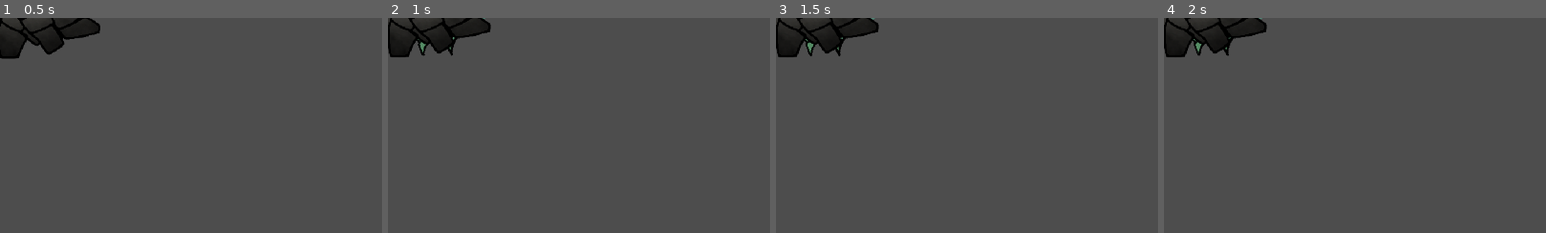
Above: before the commit, frames 1-4 (left to right).
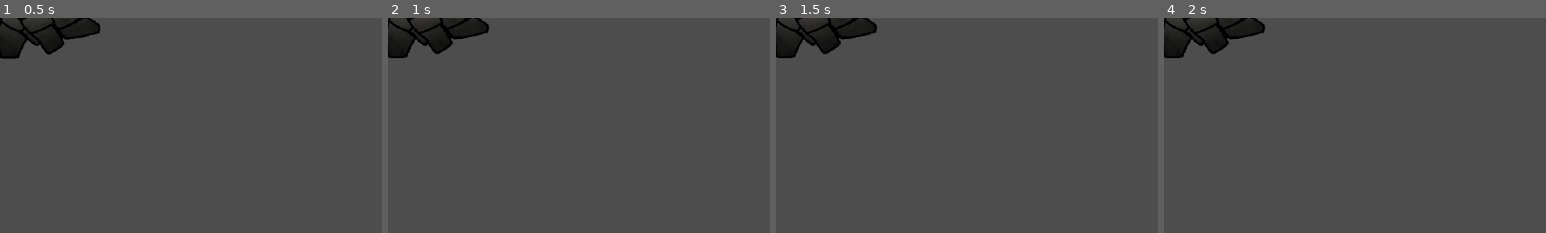
Above: after the commit, the same moments.

Repository: thecaptaincarrot/GMTK-2024-Game-Jam
Game: Godot game, scene res://Entities/Enemies/Wyrm/wyrm.tscn
Two runs of this game, one before a commit and one after it. Both use one fixed random seed, a clock stepped at 60 frames per second and the inputs below. This scene is started directly instead of the project's main scene.
Inputs (mouse positions are % of the whole screen's width and height, from its top left):
- Up to frame 1 (0.5 s): no input
- Up to frame 2 (1 s): tap Enter at 0.5 s; move the mouse to (72, 45) at 0.52 s; tap S (camera_down) at 0.6 s; click (72, 45) at 0.67 s
- Up to frame 3 (1.5 s): tap Space at 1.25 s; drag from (30, 55) to (45, 70) at 1.27 s
- Up to frame 4 (2 s): no input
The pictures show only the part of the screen within x 0-50%, y 0-50%; the shares and areas given below are measured in that part.

Frame 1 is identical in both runs. In frame 2, 0.7% of the frame differs, in the area x 0-27%, y 0-19%; in frame 3, 0.8%; in frame 4, 0.8%.
Error in both runs: Invalid call. Nonexistent function 'get_basic_gooblins' in base 'Nil'. (res://Entities/Enemies/Wyrm/wyrm.gd:21)

Commit message:
Equip gooblins as equipment is bought

Diff:
--- a/Entities/Enemies/Wyrm/wyrm.tscn
+++ b/Entities/Enemies/Wyrm/wyrm.tscn
@@ -423,8 +423,8 @@
 
 [node name="IdleState" type="Node" parent="Beast/StateMachine" index="0"]
 script = ExtResource("3_f2kur")
-slam_min_range = 60
-slam_max_range = 400
+slam_min_range = 200
+slam_max_range = 800
 track_height = 750
 animation = ""
 
--- a/Screens/Combat/combat_screen.gd
+++ b/Screens/Combat/combat_screen.gd
@@ -75,7 +75,7 @@
 const ENEMY_HEALTH = [200,
 					  700,
 					  1300,
-					  3100,
+					  2800,
 					  9999,
 ]
 
--- a/Screens/Debug/debug_panel.gd
+++ b/Screens/Debug/debug_panel.gd
@@ -6,6 +6,8 @@
 signal spawn_shields
 signal spawn_scalers
 signal update_menus
+
+@export var active := false
 
 @export var GoldSpinbox :SpinBox
 @export var GooblinSpinbox : SpinBox
@@ -19,7 +21,7 @@
 
 # Called every frame. 'delta' is the elapsed time since the previous frame.
 func _process(delta):
-	if Input.is_action_just_pressed("debug"):
+	if Input.is_action_just_pressed("debug") and active:
 		if visible:
 			hide()
 		else:
--- a/Screens/OutOfCombat/army_comp_panel.gd
+++ b/Screens/OutOfCombat/army_comp_panel.gd
@@ -32,11 +32,13 @@
 
 func update_shield_gooblins_controls(): #THIS DOES NOT CHANGE THE ACTUAL NUMBER OF SHIELD GOOBLINS
 	shield_gooblin_spinbox.max_value = GooblinUpgrades.shield_gooblins + min(GooblinUpgrades.basic_gooblins,GooblinUpgrades.shields - GooblinUpgrades.shield_gooblins)
+	shield_gooblin_spinbox.value = GooblinUpgrades.shield_gooblins
 	available_shields_label.text = str(GooblinUpgrades.shields - GooblinUpgrades.shield_gooblins)
 
 
 func update_hook_gooblins_controls():
 	hook_gooblin_spinbox.max_value = GooblinUpgrades.climb_gooblins + min(GooblinUpgrades.basic_gooblins,GooblinUpgrades.hooks - GooblinUpgrades.climb_gooblins)
+	hook_gooblin_spinbox.value = GooblinUpgrades.climb_gooblins
 	available_hook_label.text = str(GooblinUpgrades.hooks - GooblinUpgrades.climb_gooblins)
 
 
--- a/Screens/OutOfCombat/shop_panel.gd
+++ b/Screens/OutOfCombat/shop_panel.gd
@@ -222,6 +222,9 @@
 	if !Input.is_key_pressed(KEY_SHIFT):
 		if GooblinUpgrades.gold_purchase(cost_per_shield):
 			GooblinUpgrades.shields += 1
+			if GooblinUpgrades.basic_gooblins > 0:
+				GooblinUpgrades.shield_gooblins += 1
+				army_composition_update.emit()
 			update_all()
 			purchase_sound.play()
 		else:
@@ -229,6 +232,9 @@
 	else:
 		if GooblinUpgrades.gold_purchase(cost_per_shield * 10) and Input.is_key_pressed(KEY_SHIFT):
 			GooblinUpgrades.shields += 10
+			if GooblinUpgrades.basic_gooblins > 10:
+				GooblinUpgrades.shield_gooblins += 10
+				army_composition_update.emit()
 			update_all()
 			purchase_sound.play()
 		else:
@@ -252,6 +258,9 @@
 	if !Input.is_key_pressed(KEY_SHIFT):
 		if GooblinUpgrades.gold_purchase(cost_per_hook):
 			GooblinUpgrades.hooks += 1
+			if GooblinUpgrades.basic_gooblins > 0:
+				GooblinUpgrades.climb_gooblins += 1
+				army_composition_update.emit()
 			update_all()
 			purchase_sound.play()
 		else:
@@ -259,6 +268,9 @@
 	else:
 		if GooblinUpgrades.gold_purchase(cost_per_hook * 10) and Input.is_key_pressed(KEY_SHIFT):
 			GooblinUpgrades.hooks += 10
+			if GooblinUpgrades.basic_gooblins > 10:
+				GooblinUpgrades.climb_gooblins += 10
+				army_composition_update.emit()
 			update_all()
 			purchase_sound.play()
 		else:
